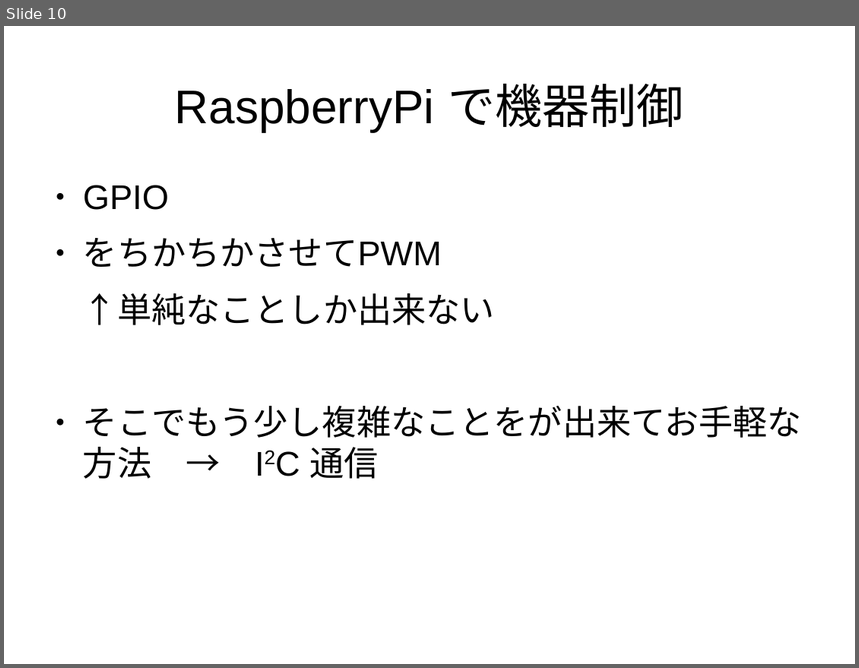
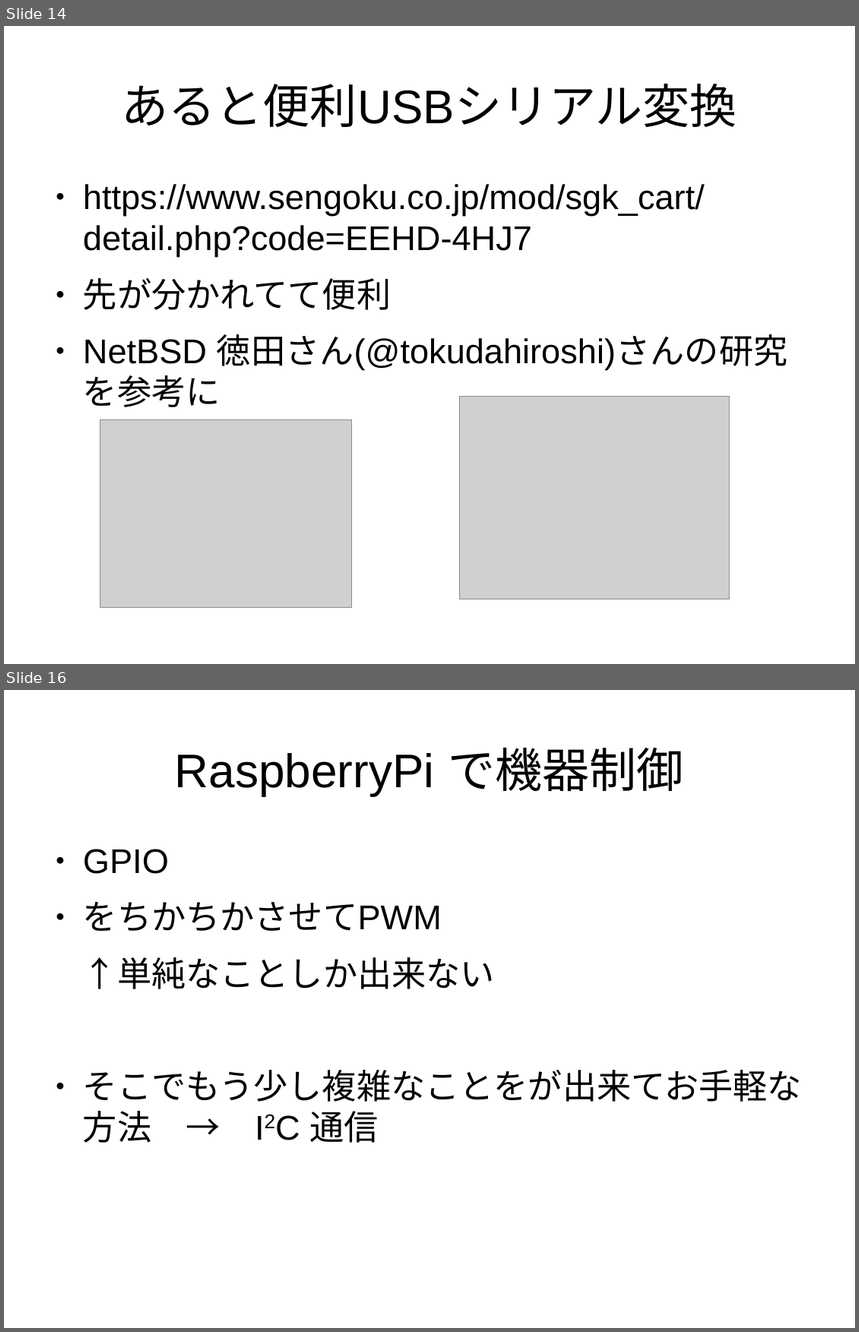
Before and after one commit to s-mitu/RaspberryPi, a slide deck: FreeBSD/Documents/RaspberryPi-20151030.odp. Shown one above the other, each under a label of ours: slide 10 before the commit, slides 14 and 16 after it; the slides between them are not shown. The pictures are 859x668 and 859x1332 pixels, drawn with LibreOffice and Linux fonts; fonts in the diff are those of the drawing; grey boxes stand for pictures. Boxes give left, top, right and bottom in pixels: in the first picture for what was removed or moved away, otherwise in the second. Text is boxed around its words. In the diff, an @@ line names an element or a change of style, - is before the commit and + after.

```diff
--- a/FreeBSD/Documents/RaspberryPi-20151030.odp
+++ b/FreeBSD/Documents/RaspberryPi-20151030.odp
@@ slide 14 added at (x1=4, y1=26, x2=855, y2=664), background #FFFFFF @@
@@ title added at (x1=122, y1=84, x2=737, y2=127), 44 pt, text #000000 @@
+あると便利USBシリアル変換
@@ text added at (x1=83, y1=184, x2=788, y2=408), 32 pt, text #000000 @@
+● https://www.sengoku.co.jp/mod/sgk_cart/detail.php?code=EEHD-4HJ7
+● 先が分かれてて便利
+● NetBSD 徳田さん(@tokudahiroshi)さんの研究を参考に
@@ picture added at (x1=460, y1=397, x2=730, y2=599) @@
@@ picture added at (x1=101, y1=420, x2=351, y2=608) @@
@@ what was slide 10 is now slide 16 @@
```
Also in this commit, not shown: 1 slide changed, 5 other slides added.
